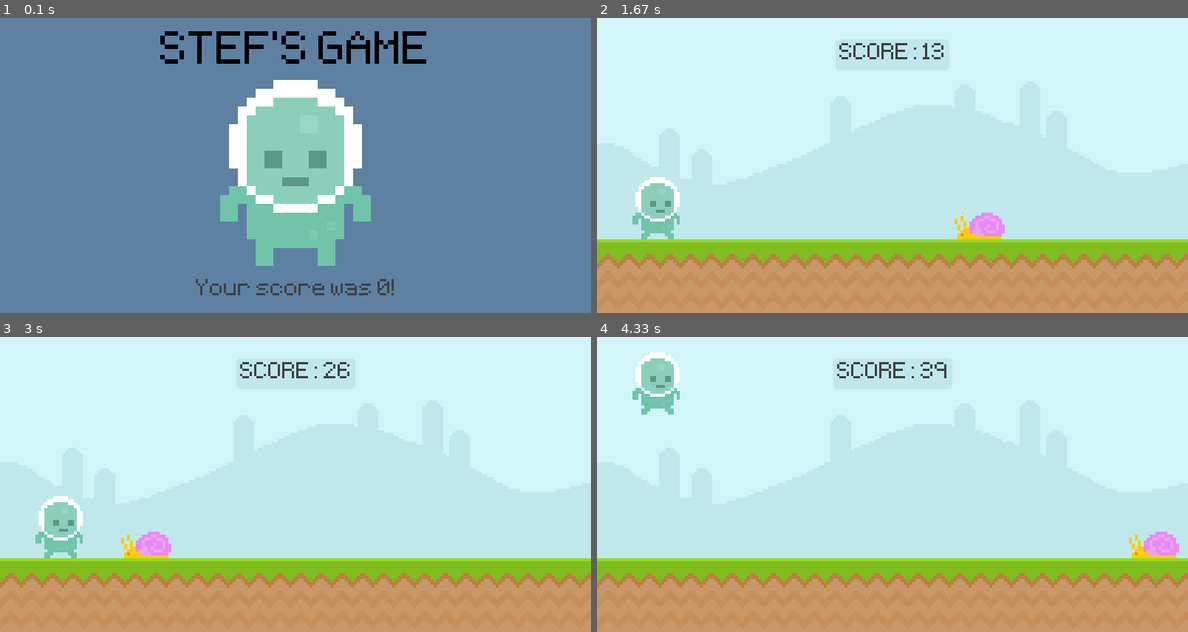
Above: before the commit, frames 1-4 (two rows, left to right).
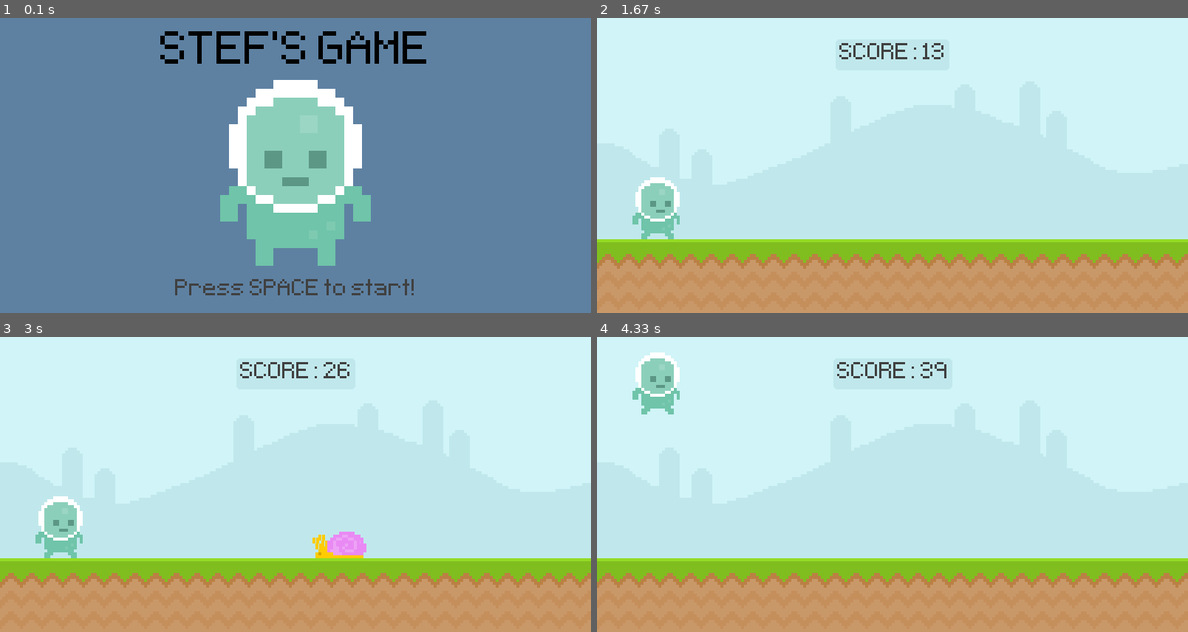
Above: after the commit, the same moments.

Repository: StefMcCuistion/PyGame-Practice-Exercises
Game: pygame game, started from src/runner/runner.py
Two runs of this game, one before a commit and one after it. Both use one fixed random seed, a clock stepped at 60 frames per second and the inputs below.
Inputs:
- Up to frame 1 (0.1 s): no input
- Up to frame 2 (1.67 s): tap Space at 0.33 s; hold Space 0.67-1.13 s
- Up to frame 3 (3 s): tap Space at 2.17 s
- Up to frame 4 (4.33 s): tap Space at 3.07, 3.37, 3.57, 3.87, 4.07 s

The runs differ from the first frame. In frame 1, 0.9% of the frame differs, in the area x 29-70%, y 88-94%; in frame 2, 0.6%; in frame 3, 1.2%, in the area x 20-62%, y 66-75%; in frame 4, 0.6%.

Commit message:
Changed file hierarchy so that each exercise has its own folder containing all needed files

Diff:
--- a/src/resolution_experiment.py
+++ b/src/resolution_experiment/resolution_experiment.py
@@ -15,13 +15,13 @@
         return ratio
 
     def scale_bg(self, name, screen):
-        img = pg.image.load(f"resolution_experiment/img/bg_{name}.png").convert_alpha()  # Loads img
+        img = pg.image.load(f"img/bg_{name}.png").convert_alpha()  # Loads img
         x, y = screen.get_size()  # Retrieves screen size
         img = pg.transform.scale(img, (x, y))  # Resizes img to screen size
         return img
 
     def scale_spr(self, name, screen, pos):
-        img = pg.image.load(f"resolution_experiment/img/spr_{name}.png")  # Loads img
+        img = pg.image.load(f"img/spr_{name}.png")  # Loads img
         x, y = screen.get_size()  # Retrieves screen size
         w, h = img.get_size()  # Retrieves img dimensions
         ratio = self.find_ratio(x)
@@ -149,7 +149,7 @@
 
         self.clock = pg.time.Clock()
         self.screen = self.set_res(settings)
-        console_config = self.get_console_config_json("resolution_experiment/console_config01.json")
+        console_config = self.get_console_config_json("console_config01.json")
         self.console = Console(self, self.screen.get_width(), console_config)
 
         self.start_menu(settings)
--- a/src/runner.py
+++ b/src/runner/runner.py
@@ -1,7 +1,20 @@
 import pygame as pg
+from random import randint
 from sys import exit
 
+
 def main():
+
+    def obstacle_movement(list):
+        if list:
+            for rect in list:
+                rect.x -= 5
+                screen.blit(snail_surf, rect)
+            list = [obstacle for obstacle in list if obstacle.x > -100]
+
+            return list
+        else:
+            return []
 
     def display_score():
         score = int((pg.time.get_ticks() - start_time)/100)
@@ -22,26 +35,35 @@
     screen = pg.display.set_mode((800, 400))
     pg.display.set_caption('Runner')
     clock = pg.time.Clock()
-    font = pg.font.Font('runner/font/pixeltype.ttf', 50)
+    font = pg.font.Font('font/pixeltype.ttf', 50)
+
 
     game_active = False
     start_time = 0
 
-    bg_surf = pg.image.load('runner/graphics/sky.png').convert()
-    ground_surf = pg.image.load('runner/graphics/ground.png').convert()
+    # Environment
+    bg_surf = pg.image.load('graphics/sky.png').convert()
+    ground_surf = pg.image.load('graphics/ground.png').convert()
 
-    snail_surf = pg.image.load('runner/graphics/snail/snail1.png').convert_alpha()
-    snail_rect = snail_surf.get_rect(midbottom = (700, 300))
+    # Obstacles
+    snail_surf = pg.image.load('graphics/snail/snail1.png').convert_alpha()
+    snail_rect = snail_surf.get_rect(midbottom = (randint(900, 1100), 300))
 
-    player_surf = pg.image.load('runner/graphics/player/player_walk_1.png').convert_alpha()
+    obstacle_rect_list = []
+
+    # Player
+    player_surf = pg.image.load('graphics/player/player_walk_1.png').convert_alpha()
     player_rect = player_surf.get_rect(midbottom = (80, 300))
-    player_stand = pg.image.load('runner/graphics/player/player_stand.png').convert_alpha()
+    player_stand = pg.image.load('graphics/player/player_stand.png').convert_alpha()
     player_stand = pg.transform.scale_by(player_stand, 3)
     player_stand_rect = player_stand.get_rect(center = (400, 200))
     player_stand_rect.y += 10
 
     score = 0
     gravity = 0
+
+    obstacle_timer = pg.USEREVENT + 1
+    pg.time.set_timer(obstacle_timer, 1400)
 
     while True:
         for event in pg.event.get():
@@ -54,18 +76,13 @@
                         gravity = -18
                 else:
                     game_active = True
-                    snail_rect.left = screen.get_width()
                     start_time = pg.time.get_ticks()
+            if event.type == obstacle_timer and game_active:
+                obstacle_rect_list.append(snail_rect)
         if game_active:
             screen.blit(bg_surf)
             screen.blit(ground_surf, (0, 300))
             score = display_score()
-
-            screen.blit(snail_surf, snail_rect)
-
-            snail_rect.left -= 4
-            if snail_rect.right < 0:
-                snail_rect.left = screen.get_width()
 
             gravity += .8
             screen.blit(player_surf, player_rect)
@@ -73,14 +90,25 @@
             if player_rect.bottom >= 300:
                 player_rect.bottom = 300
 
+            #Obstacle movement
+            obstacle_rect_list = obstacle_movement(obstacle_rect_list)
+            if obstacle_rect_list:
+                print(obstacle_rect_list)
             if player_rect.colliderect(snail_rect):
                 game_active = False
+
+
         else:
             screen.fill((94, 129, 162))
             screen.blit(player_stand, player_stand_rect)
-            score_surf = font.render(f"Your score was {score}!", False, (64, 64, 64))
-            score_rect = score_surf.get_rect(center = (400, 370))
-            screen.blit(score_surf, score_rect)
+            if score == 0:
+                message_surf = font.render('Press SPACE to start!', False, (64, 64, 64))
+                message_rect = message_surf.get_rect(center = (400, 370))
+                screen.blit(message_surf, message_rect)
+            else:
+                score_surf = font.render(f"Your score was {score}!", False, (64, 64, 64))
+                score_rect = score_surf.get_rect(center = (400, 370))
+                screen.blit(score_surf, score_rect)
             display_title()
 
 
Renamed: src/pygame_console/__init__.py -> src/resolution_experiment/pygame_console/__init__.py
Renamed: src/pygame_console/backgrounds/blurred.jpg -> src/resolution_experiment/pygame_console/backgrounds/blurred.jpg
Renamed: src/pygame_console/backgrounds/gray.png -> src/resolution_experiment/pygame_console/backgrounds/gray.png
Renamed: src/pygame_console/backgrounds/quake.png -> src/resolution_experiment/pygame_console/backgrounds/quake.png
Renamed: src/pygame_console/docs/01_game_window.png -> src/resolution_experiment/pygame_console/docs/01_game_window.png
Renamed: src/pygame_console/docs/02_console01_start.png -> src/resolution_experiment/pygame_console/docs/02_console01_start.png
Renamed: src/pygame_console/docs/03_console01_cmd_input.png -> src/resolution_experiment/pygame_console/docs/03_console01_cmd_input.png
Renamed: src/pygame_console/docs/04_console01_cmd_io.png -> src/resolution_experiment/pygame_console/docs/04_console01_cmd_io.png
Renamed: src/pygame_console/docs/05_console01_cmd_io_long.png -> src/resolution_experiment/pygame_console/docs/05_console01_cmd_io_long.png
Renamed: src/pygame_console/docs/06_console01_cmd_script.png -> src/resolution_experiment/pygame_console/docs/06_console01_cmd_script.png
Renamed: src/pygame_console/docs/07_console01_cmd_py.png -> src/resolution_experiment/pygame_console/docs/07_console01_cmd_py.png
Renamed: src/pygame_console/docs/08_console01_cmd_gen.png -> src/resolution_experiment/pygame_console/docs/08_console01_cmd_gen.png
(and 24 more such lines)
